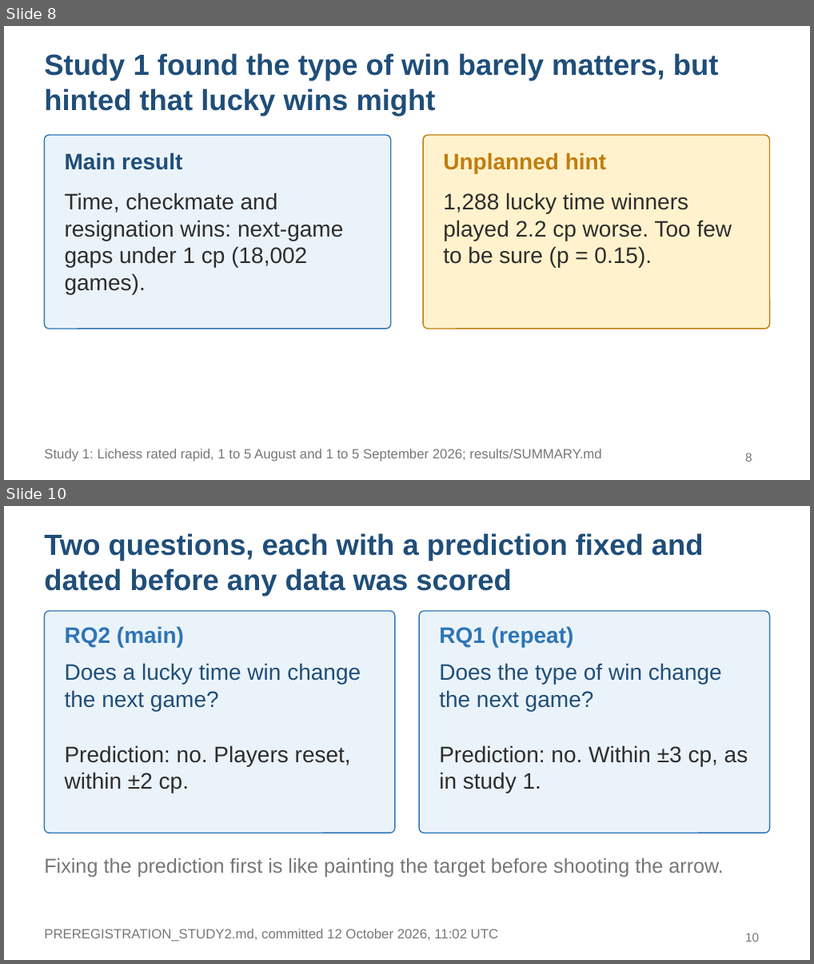
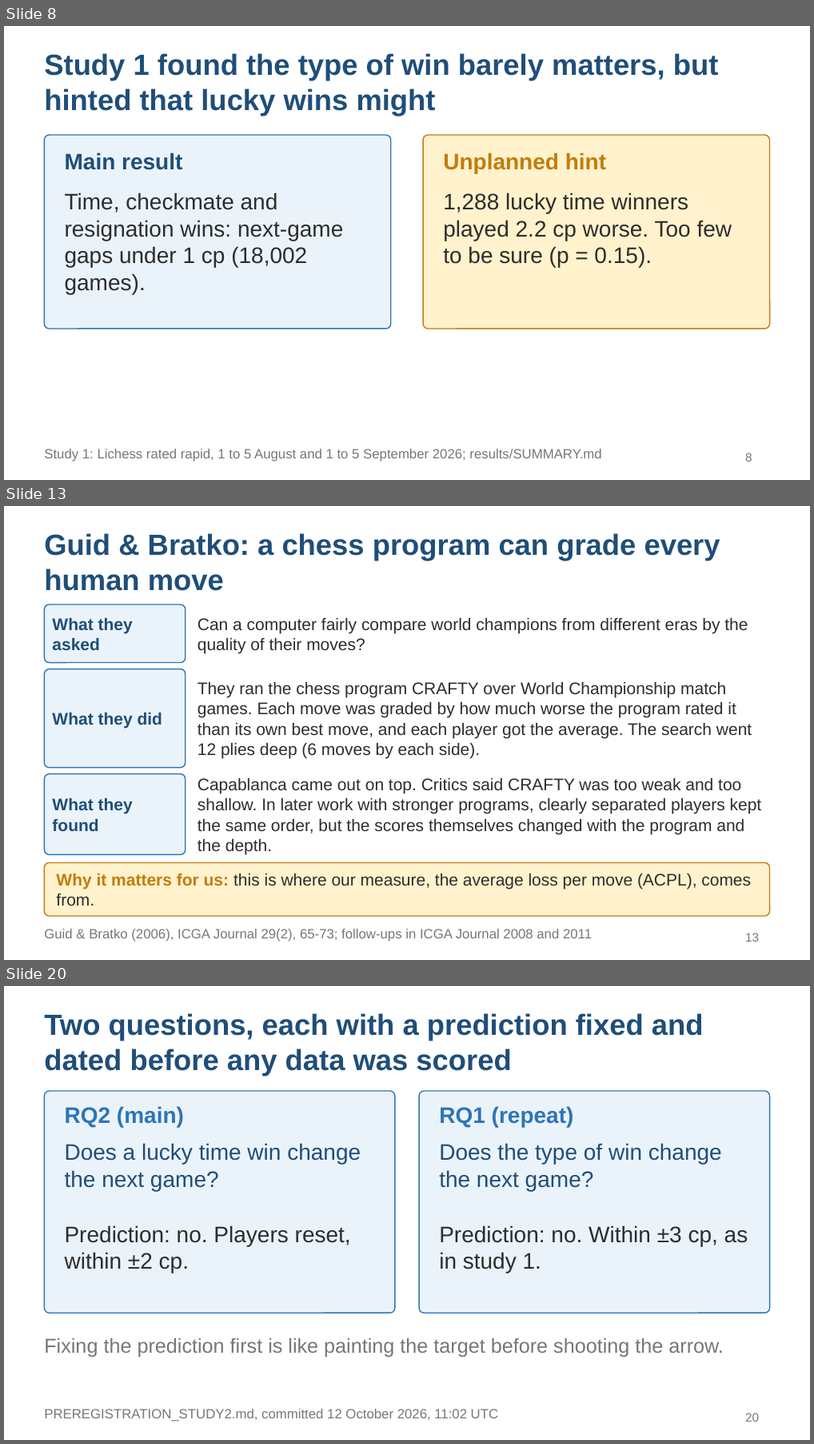
Before and after one commit to KaranaGulati/ContinuedLearningResearch, a slide deck: slides/study2-final.pptx. Shown one above the other, each under a label of ours: slides 8 and 10 before the commit, slides 8, 13 and 20 after it; the slides between them are not shown. The pictures are 814x964 and 814x1444 pixels, drawn with LibreOffice and Linux fonts; fonts in the diff are those of the drawing. Boxes give left, top, right and bottom in pixels: in the first picture for what was removed or moved away, otherwise in the second. Text is boxed around its words. In the diff, an @@ line names an element or a change of style, - is before the commit and + after.

```diff
--- a/slides/study2-final.pptx
+++ b/slides/study2-final.pptx
@@ slide 13 added at box(4, 506, 810, 960), background #FFFFFF @@
@@ title added at box(44, 533, 721, 591), 26 pt, text #1F4E79, bold @@
+Guid & Bratko: a chess program can grade every human move
@@ rounded rectangle added at box(44, 604, 186, 663), fill #EBF3FA, outline #2E75B6 1 pt @@
@@ text added at box(52, 617, 133, 650), 15 pt, text #1F4E79, bold @@
+What they asked
@@ text added at box(198, 617, 748, 653), 15 pt, text #2D2D2D @@
+Can a computer fairly compare world champions from different eras by the quality of their moves?
@@ rounded rectangle added at box(44, 669, 186, 768), fill #EBF3FA, outline #2E75B6 1 pt @@
@@ text added at box(198, 681, 752, 758), 15 pt, text #2D2D2D @@
+They ran the chess program CRAFTY over World Championship match games. Each move was graded by how much worse the program rated it than its own best move, and each player got the average. The search went 12 plies deep (6 moves by each side).
@@ text added at box(52, 712, 162, 728), 15 pt, text #1F4E79, bold @@
+What they did
@@ rounded rectangle added at box(44, 774, 186, 854), fill #EBF3FA, outline #2E75B6 1 pt @@
@@ text added at box(198, 777, 762, 854), 15 pt, text #2D2D2D @@
+Capablanca came out on top. Critics said CRAFTY was too weak and too shallow. In later work with stronger programs, clearly separated players kept the same order, but the scores themselves changed with the program and the depth.
@@ text added at box(52, 797, 133, 831), 15 pt, text #1F4E79, bold @@
+What they found
@@ rounded rectangle added at box(44, 863, 770, 916), fill #FFF2CC, outline #C27C0E 1 pt @@
@@ text added at box(56, 872, 751, 905), 15 pt, text #2D2D2D @@
+Why it matters for us: this is where our measure, the average loss per move (ACPL), comes from.
@@ text added at box(44, 928, 592, 941), 12 pt, text #777777 @@
+Guid & Bratko (2006), ICGA Journal 29(2), 65-73; follow-ups in ICGA Journal 2008 and 2011
@@ page number added at box(746, 932, 759, 941), 11 pt, text #777777 @@
+13
@@ what was slide 10 is now slide 20 @@
@@ page number at box(746, 1412, 759, 1421): text changed @@
-10
+20
```
Also in this commit, not shown: 6 slides changed, 9 other slides added, 2 other files.
